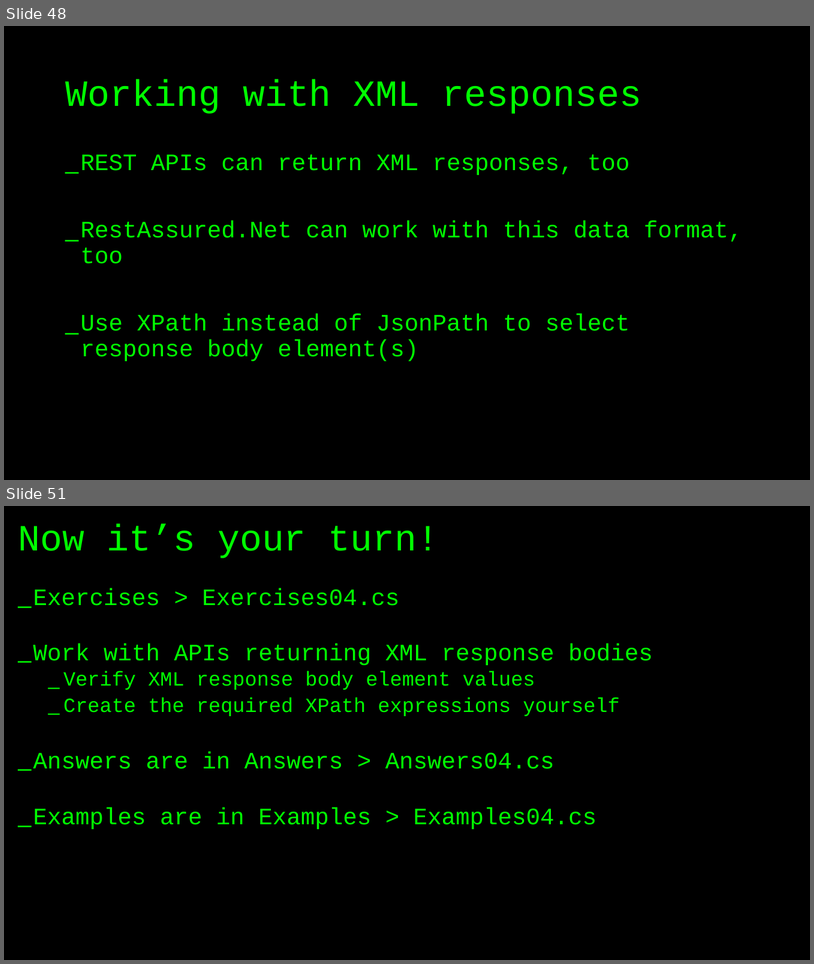
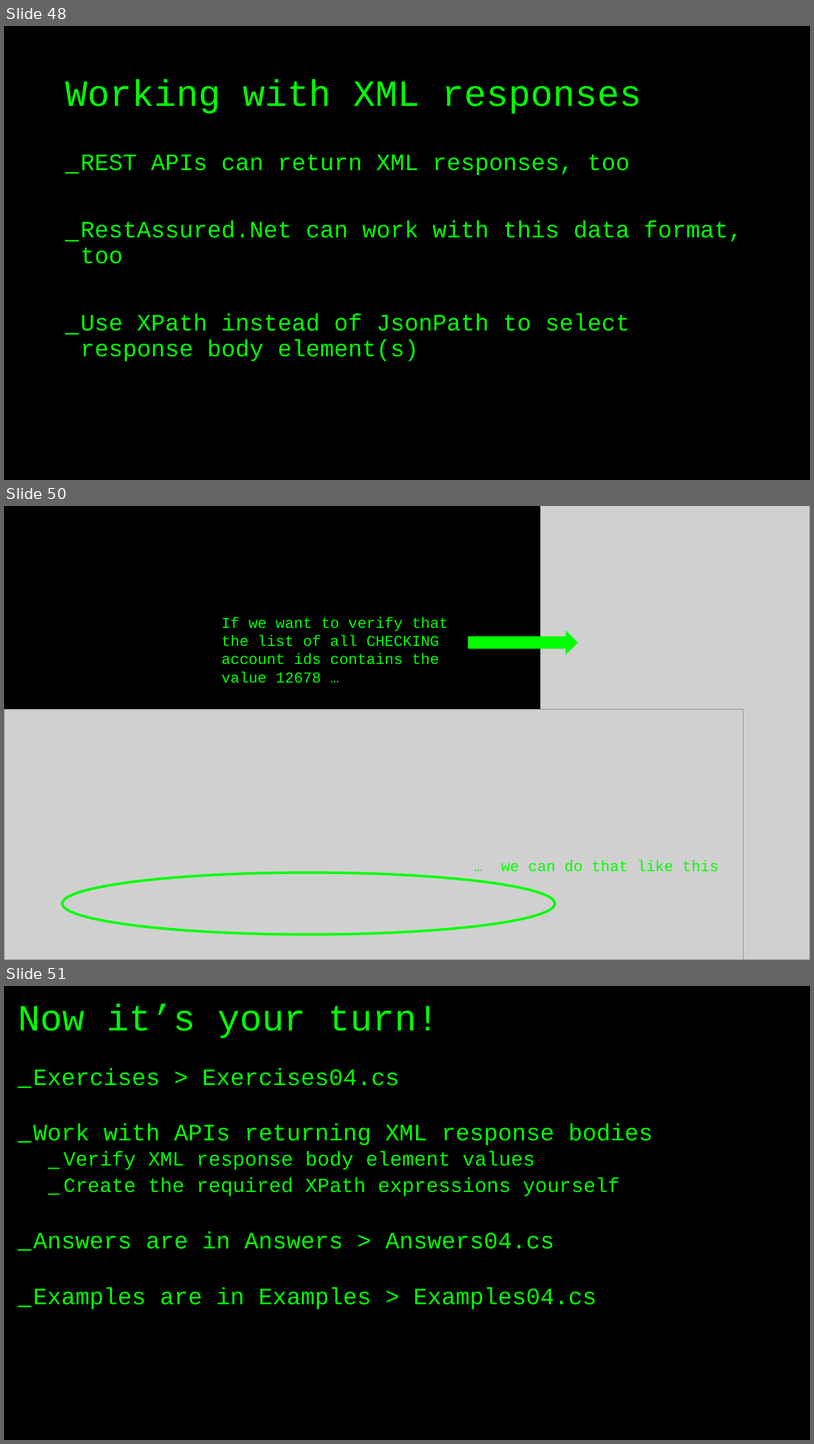
Before and after one commit to basdijkstra/rest-assured-net-workshop, a slide deck: RestAssuredNetWorkshop.pptx. Shown one above the other, each under a label of ours: slides 48 and 51 before the commit, slides 48, 50 and 51 after it; the slides between them are not shown. The pictures are 814x964 and 814x1444 pixels, drawn with LibreOffice and Linux fonts; fonts in the diff are those of the drawing; grey boxes stand for pictures. Boxes give left, top, right and bottom in pixels: in the first picture for what was removed or moved away, otherwise in the second. Text is boxed around its words. In the diff, an @@ line names an element or a change of style, - is before the commit and + after.

```diff
--- a/RestAssuredNetWorkshop.pptx
+++ b/RestAssuredNetWorkshop.pptx
@@ slide 50 added at [4, 506, 810, 960], background #000000 @@
@@ picture added at [540, 506, 810, 960] @@
@@ text added at [222, 616, 448, 683], 18 pt, text #00FF00 @@
+If we want to verify that the list of all CHECKING account ids contains the value 12678 …
@@ right arrow added at [468, 630, 578, 654], fill #00FF00 @@
@@ picture added at [4, 709, 744, 960] @@
@@ text added at [501, 859, 719, 871], 18 pt, text #00FF00 @@
+… we can do that like this
@@ ellipse added at [62, 873, 555, 934], outline #00FF00 3 pt @@
```
Also in this commit, not shown: 3 other slides added, 4 slides removed, 2 other files.
